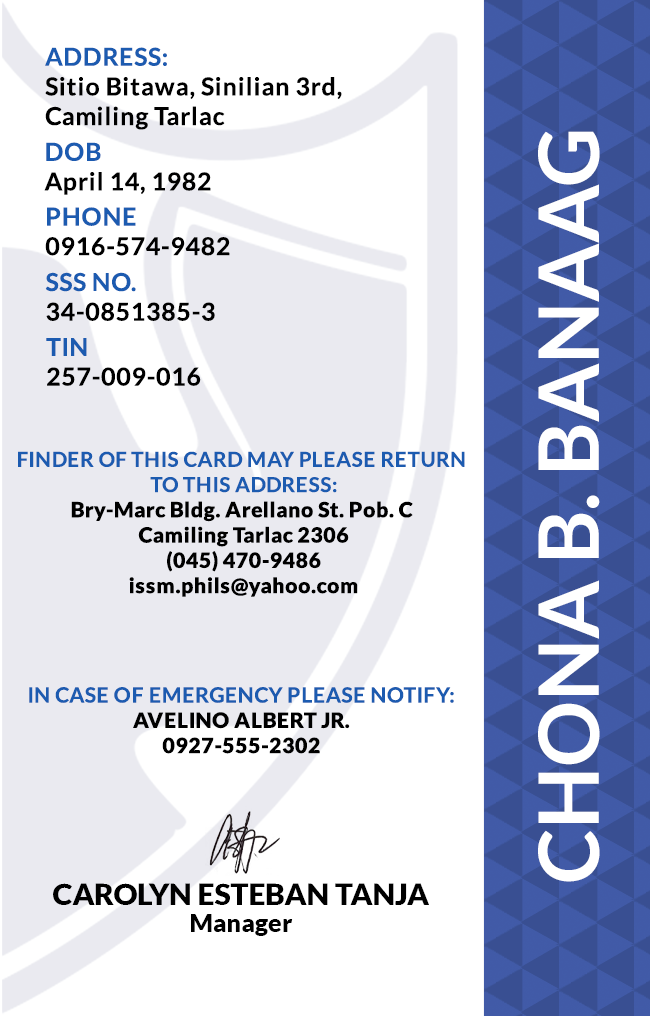
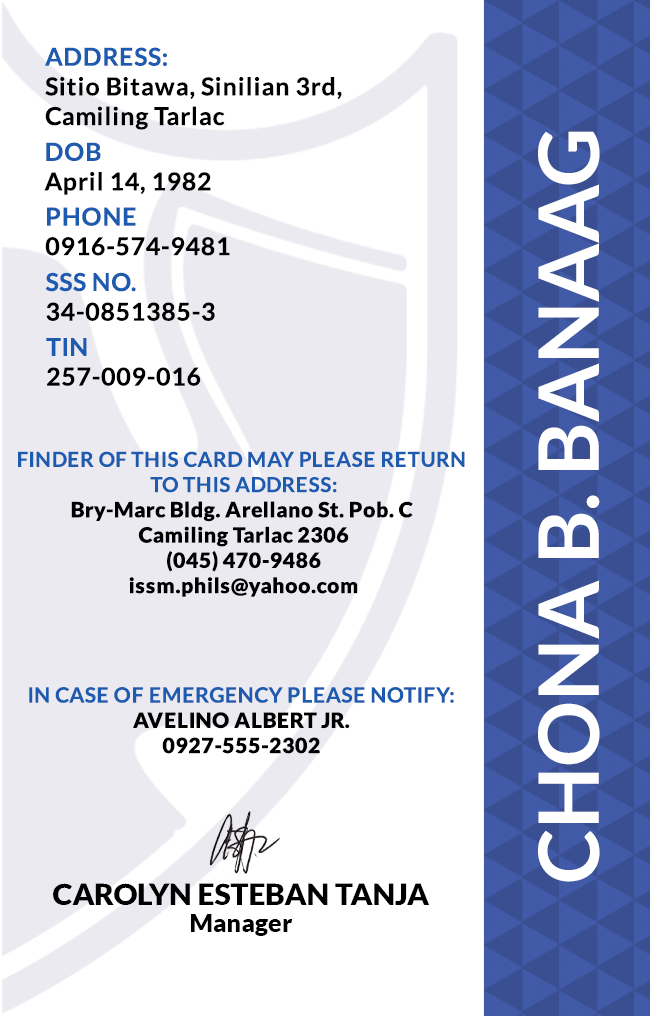
The second 650px x 1016px image is a revision of the first. Changes to its layers:
renamed "PHONE 0916-574-9482" to "PHONE 0916-574-9481", painted on it over [216, 237, 230, 256]
